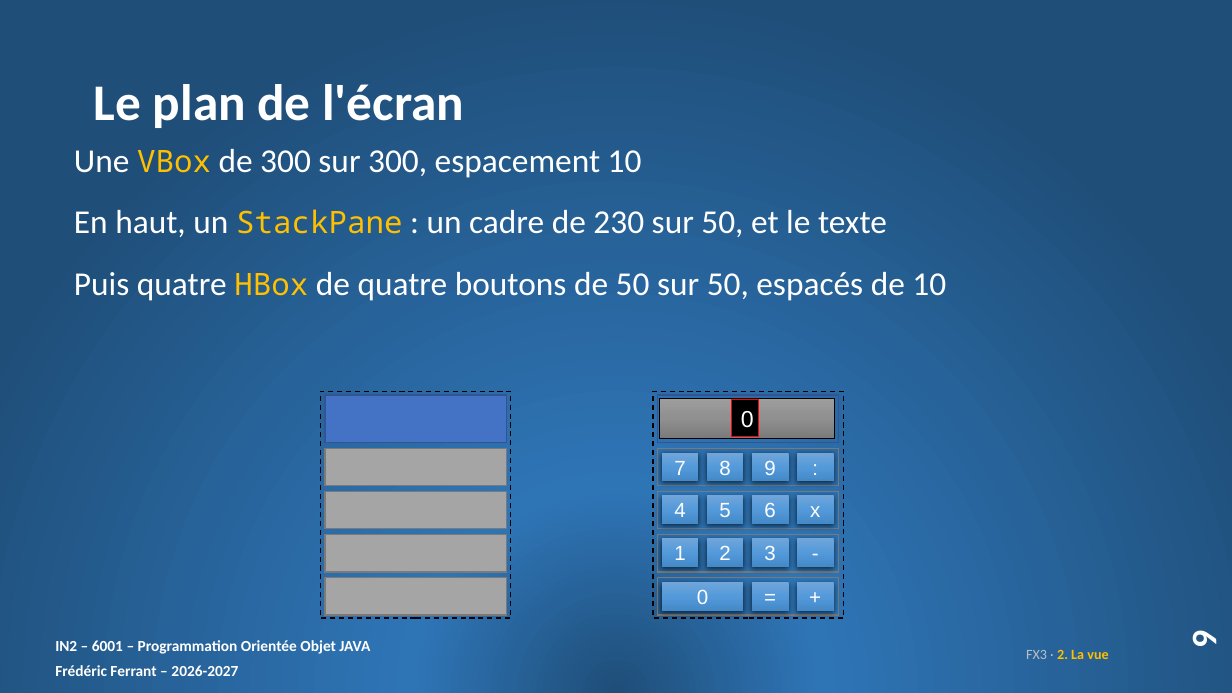
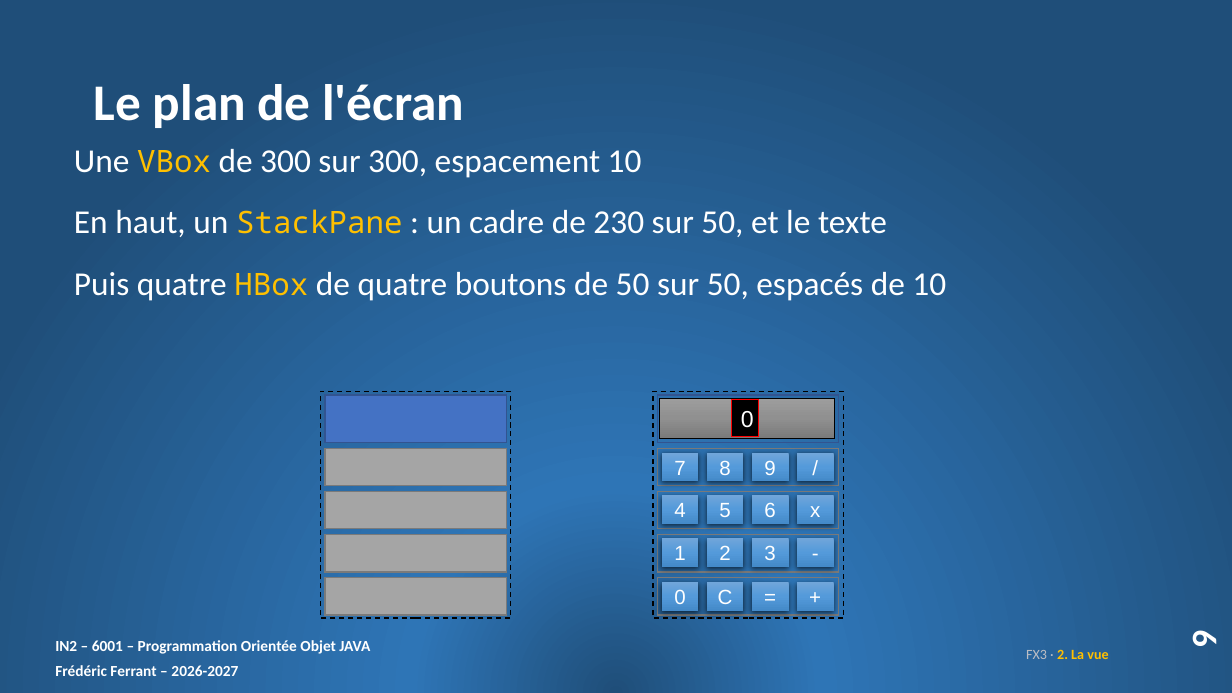
Before and after one commit to ferrantbe/ExercicesJavaClaude, a slide deck: slide 9 of _slides/remanies/14. FX3_slides.pptx. Drawn at 1232x693 pixels with LibreOffice and Linux fonts; fonts in the diff are those of the drawing. Boxes give left, top, right and bottom in pixels: in the first picture for what was removed or moved away, otherwise in the second. Text is boxed around its words. In the diff, an @@ line names an element or a change of style, - is before the commit and + after.

```diff
--- a/_slides/remanies/14. FX3_slides.pptx
+++ b/_slides/remanies/14. FX3_slides.pptx
@@ text in rectangle at (797,453,834,482): text changed @@
-:
+/
@@ rectangle "0": place and size @@
-rectangle "0" at (662,582,744,611)
+rectangle "0" at (662,582,699,611)
@@ rectangle added at (707,582,744,611), fill gradient #71A6DB to #559BDB to #448ACA, 16 pt, text #FFFFFF @@
+C
```
Also in this commit, not shown: 1 other slide changed, 5 other files.
